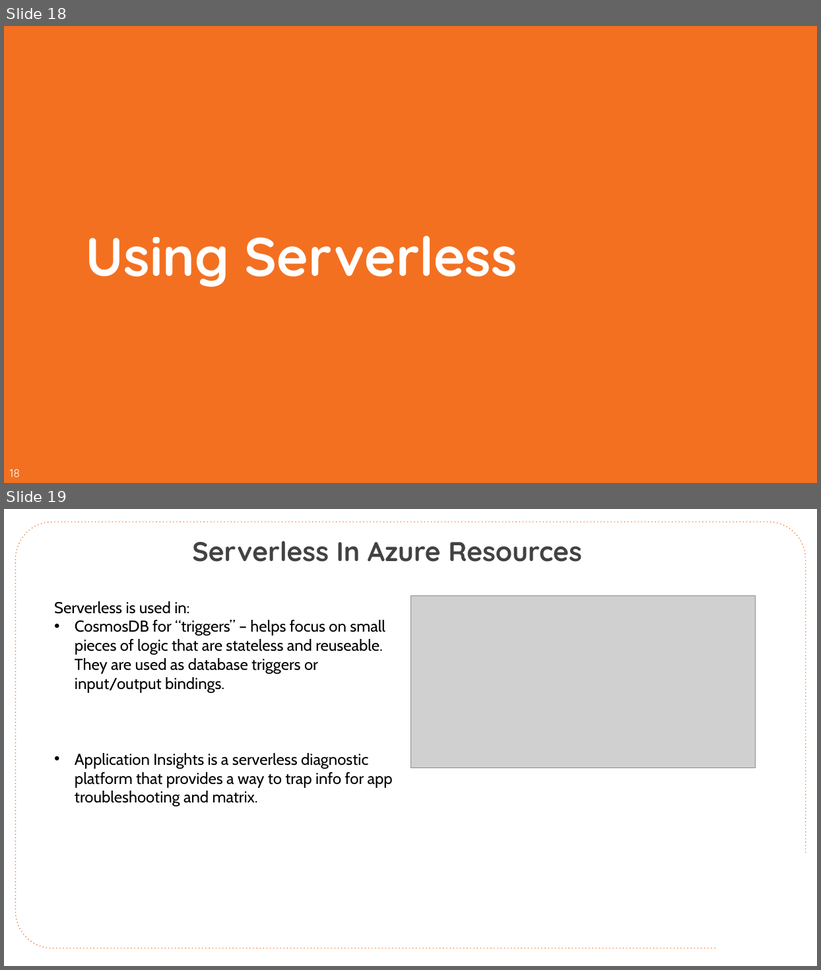
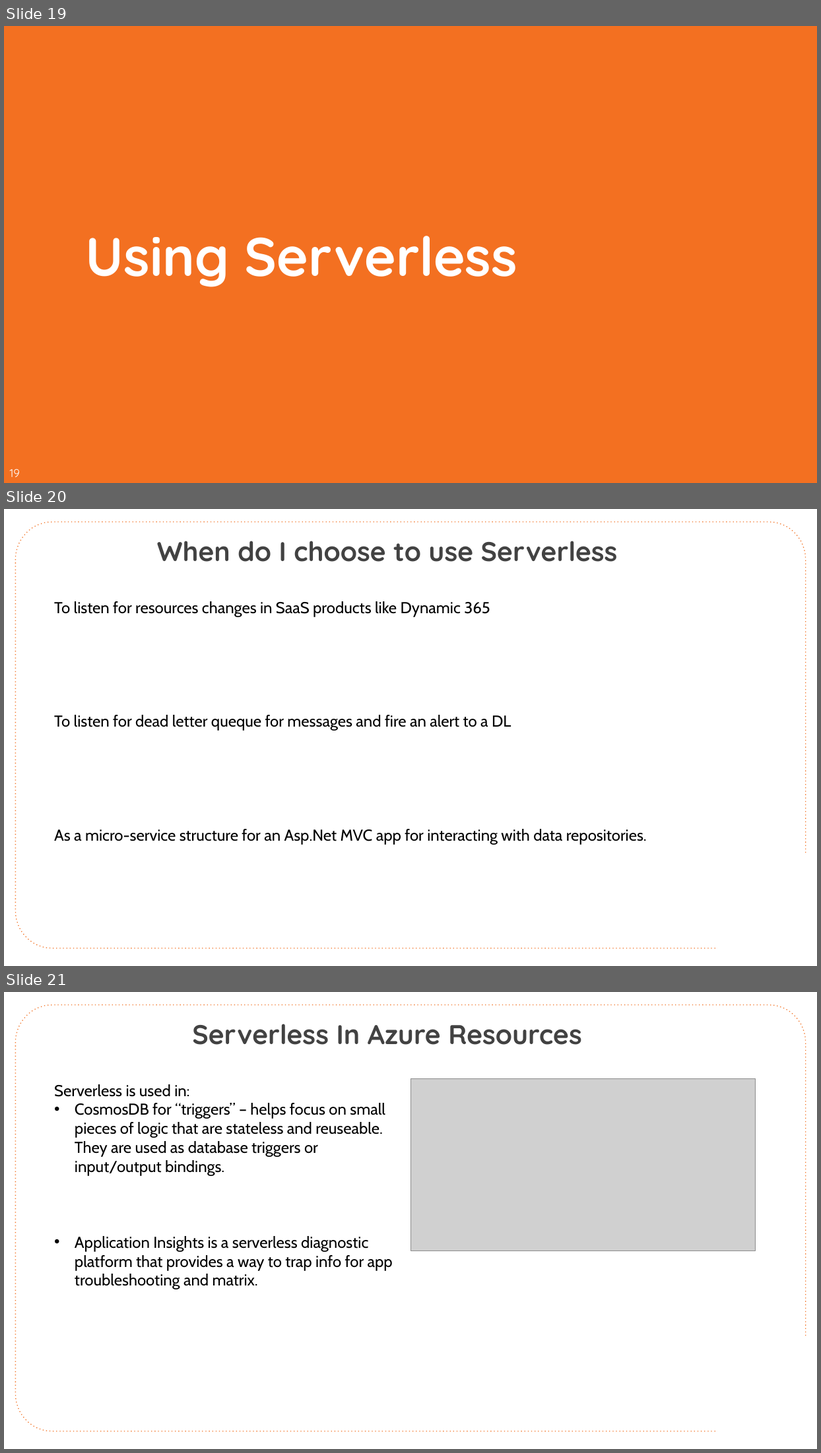
Before and after one commit to CloudSpecOps/Serverless-Architectures-with-Azure, a slide deck: Session Presentation/Azure-Serverless-Architecture-Session-Day-2.pptx. Shown one above the other, each under a label of ours: slides 18 and 19 before the commit, slides 19, 20 and 21 after it. The pictures are 821x970 and 821x1453 pixels, drawn with LibreOffice and Linux fonts; fonts in the diff are those of the drawing; grey boxes stand for pictures; background and template pictures are left out. Boxes give left, top, right and bottom in pixels: in the first picture for what was removed or moved away, otherwise in the second. Text is boxed around its words. In the diff, an @@ line names an element or a change of style, - is before the commit and + after.

```diff
--- a/Session Presentation/Azure-Serverless-Architecture-Session-Day-2.pptx
+++ b/Session Presentation/Azure-Serverless-Architecture-Session-Day-2.pptx
@@ slide 20 added at <box>4,509,817,966</box>, background #FFFFFF; not listed: 1 template element that a slide beside it also shows @@
@@ text added at <box>157,541,618,562</box>, 48 pt, text #424242, bold @@
+When do I choose to use Serverless
@@ text added at <box>54,601,647,845</box>, 28 pt, text #000000 @@
+To listen for resources changes in SaaS products like Dynamic 365
+To listen for dead letter queque for messages and fire an alert to a DL
+As a micro-service structure for an Asp.Net MVC app for interacting with data repositories.
@@ what was slide 18 is now slide 19 @@
@@ page number at <box>10,470,20,477</box>: text changed @@
-18
+19
@@ what was slide 19 is now slide 21 @@
```
Also in this commit, not shown: 7 slides changed, 2 other slides added, 1 slide removed.
